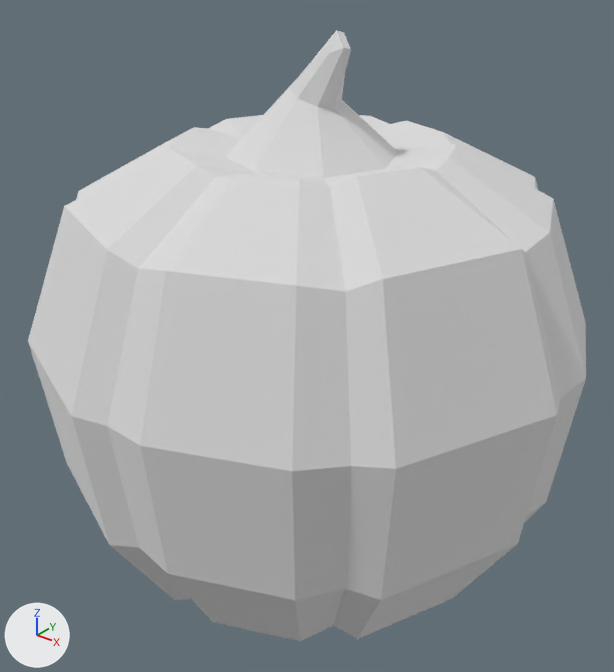
One commit to the glTF model public/models/pumkin.glb: the scene before it, then after it.
Before and after are seen from a 50 mm camera at (0.571, -0.723, 0.751) aimed at (0.0, -0.01, 0.308). The lights are fixed; the arrows at lower left show +X, +Y and +Z. Where no turn or scale is listed for an object, it has been applied to the vertices.

The first picture shows 'pumkin'.
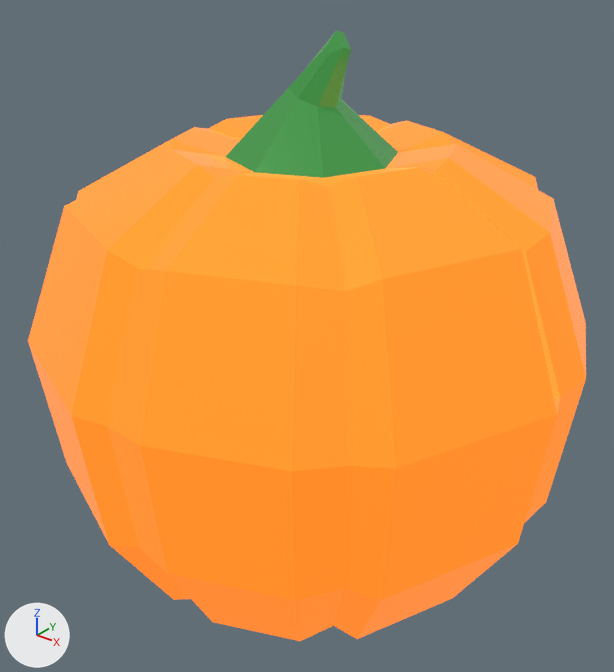
Boxes (x1, y1, x2, y2) around the edits, measured in the pictures (614 x 672 px):
'pumkin', recoloured (grey to orange)
    both: (28, 30, 586, 641)

The change in detail:
Picture 'base' (img_base) is new.
Material 'LOWPOLY-COLORS.001' (mat_lowpoly_colors_001) is new.
Uses the picture img_base.
me_pumkin has 169 vertices, 334 faces and spans x -0.323..0.323, y -0.323..0.323, z -0.004..0.654.
me_pumkin no longer uses material mat_lowpoly_colors (white #e7e7e7).
me_pumkin now uses material mat_lowpoly_colors_001.
